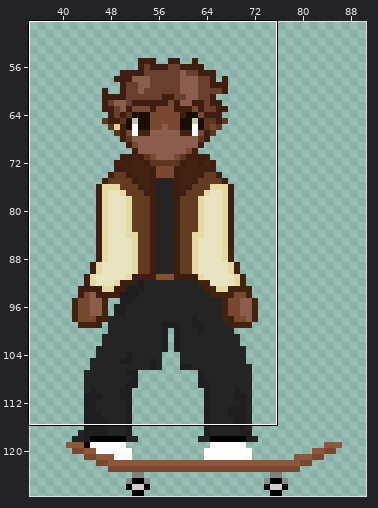
Two states of a pixel-art file, Acesprite/Skateboard/Skateboard_Heelflip.aseprite. The first picture is a wide view before the edit; the outline marks the close-up.
Close-up. Before:
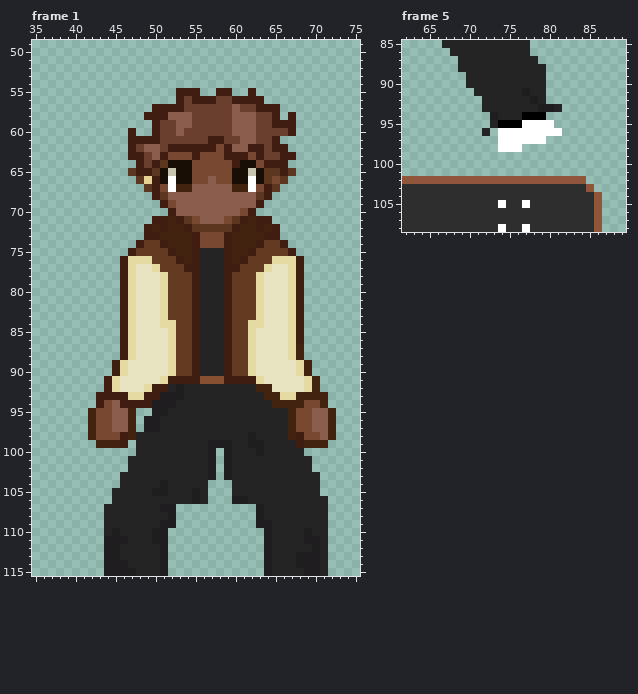
128x128 pixels, 9 frames. Colours within 5 levels of each other are drawn and written as one. Shown: frame 1: x 35..75, y 49..115; frame 5: x 62..89, y 85..108. The wide view leaves out empty margins. The commit also changed other frames or places, which this record leaves out.
And afterwards:
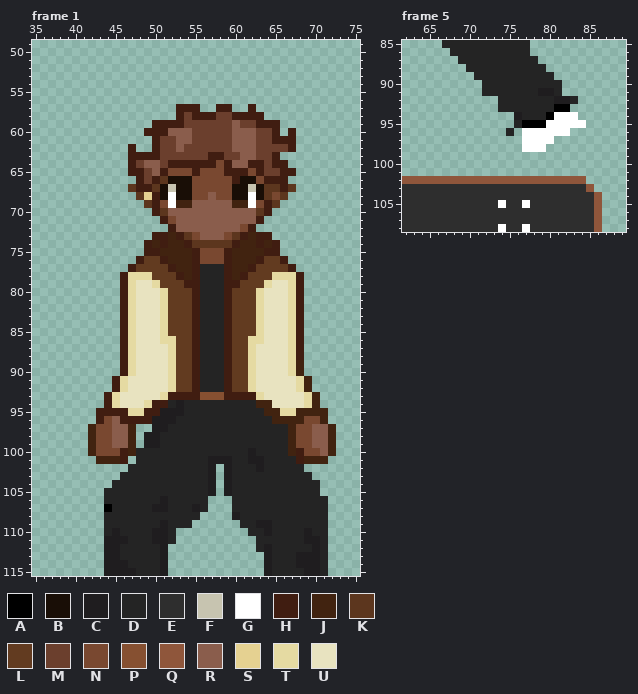
Palette (. is transparent): A #000000  B #190e06  C #1f1d1f  D #242424  E #2e2e2e  F #c7c4b0  G #ffffff  H #401d11  J #412310  K #5c361e  L #623b20  M #6b3f2d  N #794830  P #865031  Q #8f563b  R #8a5d4c  S #e5d191  T #e5daa2  U #e8e3c0
What changed:
Frame 1, layer "Layer 1":
y 55: x 53..55 HHH -> ...; x 58..59 HH -> ..; x 62 H -> .
y 56: x 53..63 HMHHHMMHHHH -> ...........
y 57: x 50..52 HHH -> ...; x 54..65 MMMMMMRMMHHH -> HH..HH..H...
y 58: x 49..57 HHHRRRMMM -> ....HMHHH; x 60..65 RRRMMH -> HHHH..; x 67 H -> .
y 59: x 51..54 MMRR -> HHHM; x 61..64 RRMM -> MMHH; x 66..67 HH -> ..
y 60: x 47 H -> .; x 49 . -> H; x 51..52 MM -> HR; x 54 M -> R; x 65..66 MM -> H.
y 61: x 47..49 HHH -> ...; x 53..54 MM -> RR; x 57..58 HH -> MM; x 60 M -> R; x 66..67 .. -> HH
y 62: x 48..50 MRR -> ..H; x 52..59 HHHHHHNH -> MRMMMMMM; x 62..63 HH -> RM; x 65..67 HH. -> MMH
y 63: x 49..63 MRHNNNHNNNHHHNH -> HHMMMMMMHHMMRRM; x 65..67 MHH -> H..
y 64: x 47..57 .HMHKBBBNNN -> HMRRMHHHHHH; x 59..64 NHBBNH -> HRRHHM
y 65: x 47 K -> H; x 49..55 HKBFBBN -> MRHNNNH; x 59..65 NBBFBKK -> HHHNHMM; x 67 K -> H
y 66: x 48..49 KS -> HM; x 51..52 BG -> KB; x 57 R -> N; x 60 B -> H; x 62..66 GBKNK -> BNHHH
y 67: x 47..64 ..KHNGJJRRRRRJJGNH -> KHHKBFBBNNNNNBBFBK; x 66..67 .. -> HK
y 68: x 48..49 .. -> KS; x 51..56 KRRRRR -> BGBBNN; x 58..66 RRRRRKH.. -> NNBBGBKNK
y 69: x 49..54 ..HNRR -> KHNGJJ; x 60..65 RRRH.. -> JJGNHK
y 70: x 50..52 ..H -> HKR; x 61..64 NH.. -> RRKH
y 71: x 50 H -> .; x 52..55 JHKN -> NRRR; x 59..62 NKHJ -> RRRR; x 64 H -> .
y 72: x 49..65 HJHJJHKKKKKHJJHJH -> ...HRRRRRRRRNH...
y 73: x 49 H -> .; x 51 J -> H; x 53..61 JJHNNNHJJ -> HKNRRRNKH; x 63 J -> H; x 65 H -> .
y 74: x 48..50 HLL -> .HJ; x 54..60 JHNNNHJ -> HKKKKKH; x 64..66 LLH -> JH.
y 75: x 47..52 HLLLLH -> ..HHJJ; x 56..58 DDD -> NNN; x 62..67 HLLLLH -> JJHH..
y 76: x 46..49 HTTT -> ..HL; x 51..53 LLH -> HJJ; x 56..58 DDD -> NNN; x 61..63 HLL -> JJH; x 65..68 TTTH -> LH..
y 77: x 46..50 HTUUT -> .HLLL; x 52..54 LLH -> HJJ; x 60..62 HLL -> JJH; x 64..68 TUUTH -> LLLH.
y 78: x 48..51 UUUT -> TTLL; x 53..54 LL -> HJ; x 60..61 LL -> JH; x 63..66 TUUU -> LLTT
y 79: x 50..51 UT -> TL; x 54 L -> H; x 60 L -> H; x 63..64 TU -> LT
y 84: x 52 T -> L; x 62 T -> L
y 85: x 51..52 UT -> TL; x 62..63 TU -> LT
y 86: x 51 U -> T; x 63 U -> T
y 87..88: x 68 J -> H
y 89..90: x 45..47 HTU -> .HT; x 67..69 UTJ -> TJ.
y 91: x 44..46 HTU -> .HT; x 51..54 THHH -> UTLL; x 56..58 PPP -> DDD; x 60..63 HHHT -> LLTU; x 68..70 UTJ -> TJ.
y 92: x 44..46 HTU -> .HT; x 49..55 THHDCDD -> UUUTLLH; x 59..64 DDDDJJ -> HLLTUU; x 68..70 UTJ -> TJ.
y 93: x 43 H -> .; x 45..69 HHTTHHCCCDDDDDDDDDDJJTTJJ -> TUUUUUTHHHHPPPHHHHTUUUUUT; x 71 J -> .
y 94: x 43..53 HNRHHHHCCCD -> .HTUUUTHHDC; x 63..71 DDJJJJNNJ -> JJUUUUTJ.
y 95: x 42..50 JNNRRJ..C -> .HHHHTTHH; x 52..53 DD -> CC; x 64..72 DDDJNNRRJ -> JJTTJJJJ.
y 96: x 42..43 JN -> .H; x 46..49 RJ.C -> HHHH; x 51..52 DD -> CC; x 65..66 DD -> JJ; x 68 N -> J; x 70..72 RRJ -> NJ.
y 97: x 49 C -> .; x 51 D -> C
y 98: x 45..46 NH -> RR; x 48..50 DDD -> .CC; x 62 C -> D; x 68 H -> N; x 70 N -> R
y 99: x 42..50 .JJJH.DDD -> JNNRRJ.CC; x 57..59 CCC -> DDD; x 62..63 CC -> DD; x 67..72 DHJJJ. -> JNNRRJ
y 100: x 42..47 ...... -> JNNNHJ; x 57..59 C.C -> DDD; x 62..63 DC -> CD; x 67..72 DD.... -> JHNNRJ
y 101: x 43..47 ....D -> JJJH.; x 58 . -> C; x 62..63 DD -> CC; x 68..71 DD.. -> HJJJ
y 102: x 63 D -> C; x 69 D -> .
y 103: x 70 D -> .
y 104: x 45 . -> D; x 51 C -> D; x 57 . -> C; x 59 . -> C
y 105: x 44 . -> D; x 50..51 CC -> DD; x 55 C -> D; x 57 . -> C; x 59 . -> C
y 106: x 44 . -> D; x 51 D -> C; x 55 C -> D; x 60..61 CC -> DD
y 107: x 44 D -> A; x 50 D -> C; x 52..56 C.... -> DDDCD; x 60..63 ...C -> DDDD
y 108: x 52..55 C... -> DDDD; x 60..63 ...C -> CDDD
y 109: x 52..54 C.. -> DDD; x 61..62 .. -> DD
y 110: x 52 . -> D; x 62..63 .. -> DD
y 111: x 52 . -> D; x 63..64 .C -> DD
y 112: x 63 . -> D
Frame 5, layer "Layer 1":
y 88: x 69 D -> .
y 89: x 70 D -> .; x 80 . -> D
y 90: x 70..71 DD -> ..; x 80..81 .. -> DD
y 91: x 71 D -> .; x 77 C -> D; x 79..81 D.. -> CCD
y 92: x 72..73 DD -> ..; x 78 C -> D; x 80..83 .... -> DCCD
y 93: x 72..73 DD -> ..; x 79..82 CCD. -> DDAA
y 94: x 73..83 CDDDAAA.... -> ...CDDDAGGG
y 95: x 73..79 DAAAGGG -> ...DAAA; x 81..84 .... -> GGGG
y 96: x 72 D -> .; x 74..76 GGG -> .D.; x 82 . -> G
y 97: x 74..76 GGG -> ...; x 80 . -> G
y 98: x 74..79 GGG... -> ...GGG
Boxes around the changes in both close-ups, in picture pixels (x1, y1, x2, y2):
changed: (88, 88, 336, 552)
changed: (458, 64, 586, 152)
